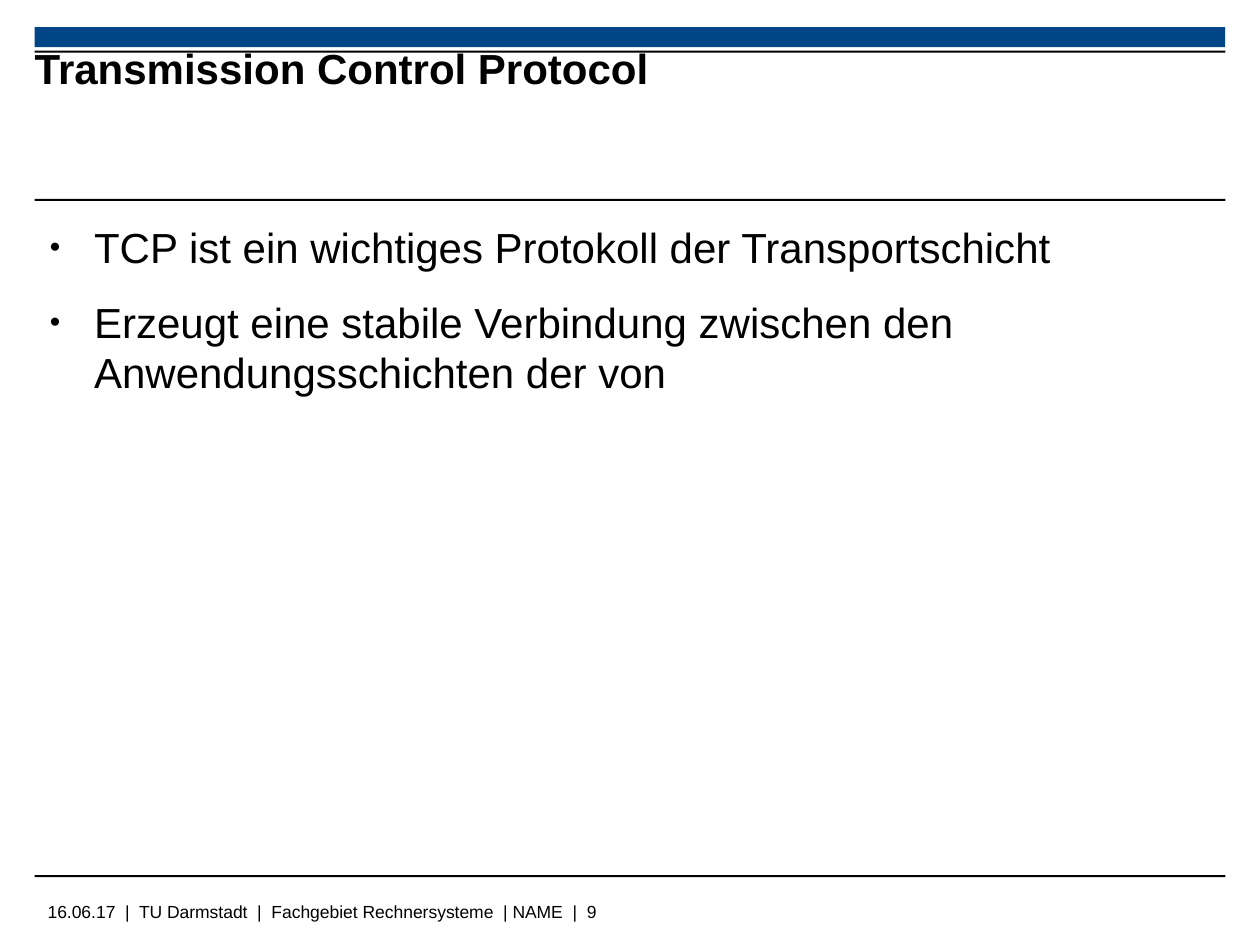
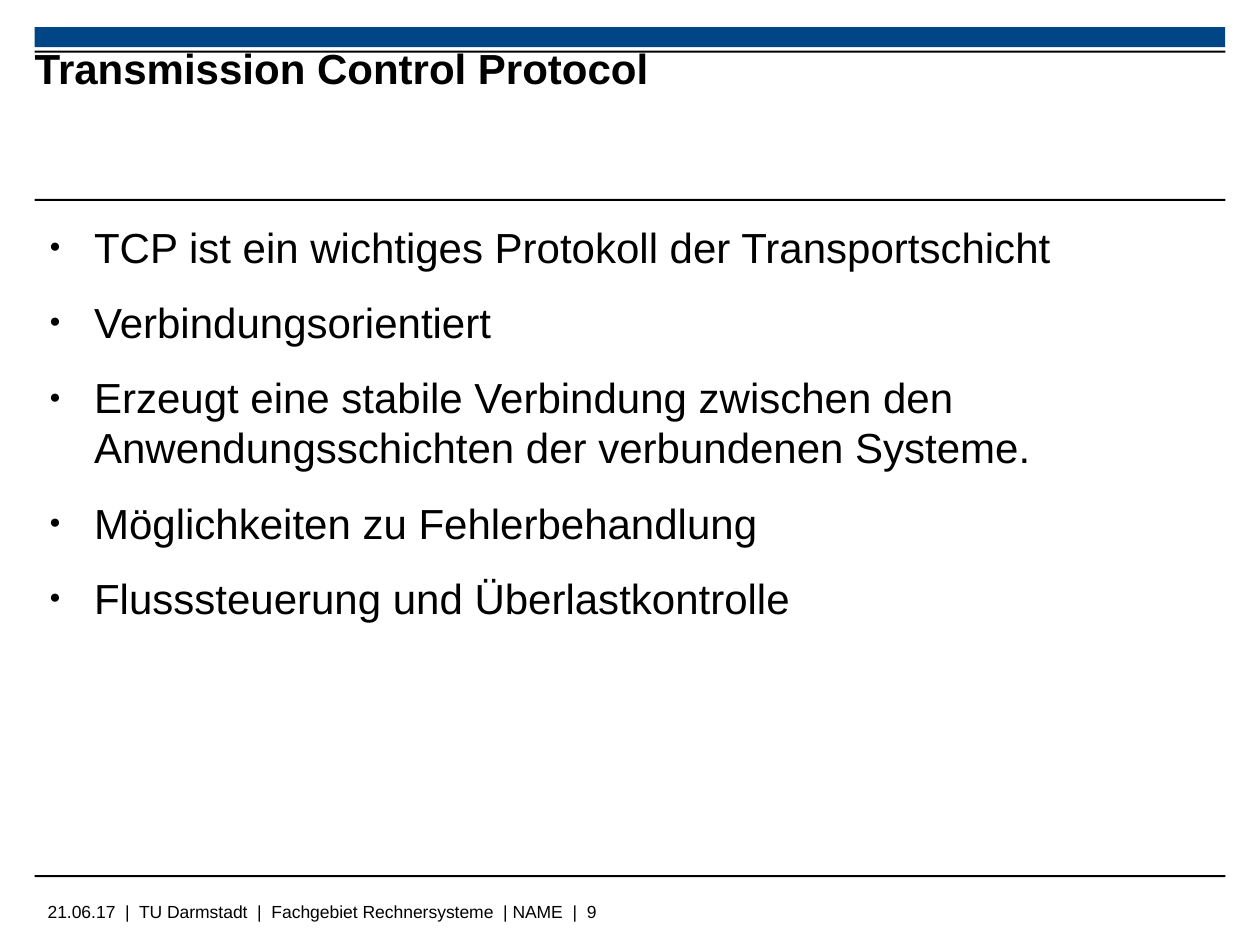
Before and after one commit to Wiero/Bachelorarbeit, a slide deck: slide 9 of Bachelorpräsenation.odp. Drawn at 1260x945 pixels with LibreOffice and Linux fonts; fonts in the diff are those of the drawing; background and template pictures are left out. Boxes give left, top, right and bottom in pixels: in the first picture for what was removed or moved away, otherwise in the second. Text is boxed around its words. In the diff, an @@ line names an element or a change of style, - is before the commit and + after.

```diff
--- a/Bachelorpräsenation.odp
+++ b/Bachelorpräsenation.odp
@@ text at (x1=94, y1=307, x2=1030, y2=622): text changed @@
-● Erzeugt eine stabile Verbindung zwischen den Anwendungsschichten der von
+● Verbindungsorientiert
+● Erzeugt eine stabile Verbindung zwischen den Anwendungsschichten der verbundenen Systeme.
+● Möglichkeiten zu Fehlerbehandlung
+● Flusssteuerung und Überlastkontrolle
@@ text at (x1=48, y1=905, x2=597, y2=922): text changed @@
-16.06.17 | TU Darmstadt | Fachgebiet Rechnersysteme | NAME | 9
+21.06.17 | TU Darmstadt | Fachgebiet Rechnersysteme | NAME | 9
```
Also in this commit, not shown: 3 other slides changed, 2 slides added, 1 slide removed, 1 other file.
